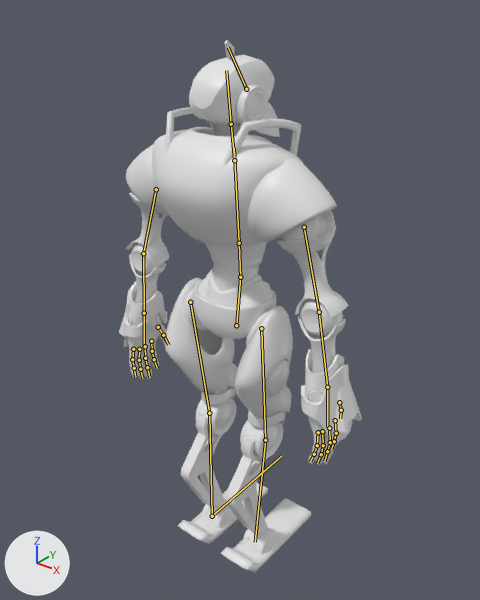
What one commit did to the FBX model Assets/Art/UI/Animations/StartMenu/SK_Brobot02_StartMenu.fbx.
Rendered twice from a 50 mm camera at (1.237, -1.57, 1.97) aimed at (-0.057, 0.048, 0.967). Lighting does not change. The marker at lower left points along +X, +Y and +Z. The picture after the commit comes second. The bones that change, and the others that lie on the model, are drawn over the model as lines.

Objects in the first picture: 'SK_Brobot.006'.
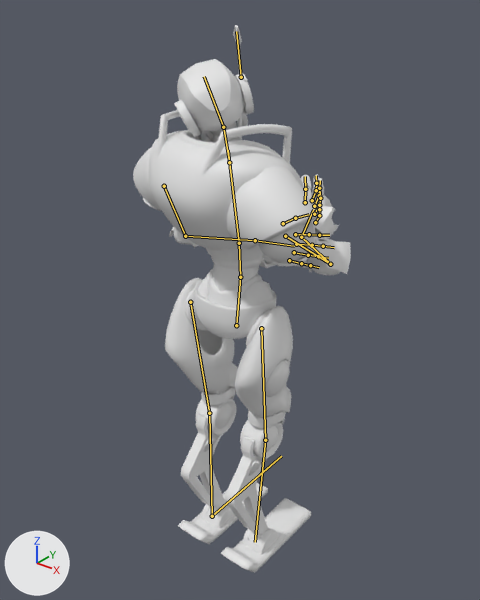
The newer file adds an action. The first version stands in its rest pose; the second is drawn at frame 75 of the action 'StartMenu_04'.

Boxes [x1, y1, x2, y2] around the edits, measured in the pictures (480 x 600 px):
'SK_Brobot.006', posed (10% narrower): before [119, 41, 362, 573]; after [133, 25, 351, 573]
bone 'torso', root to tip: before (239, 243) to (234, 147); after (239, 243) to (228, 150)
bone 'arm_L', root to tip: before (156, 189) to (143, 253); after (164, 186) to (185, 236)
bone 'forearm_L', root to tip: before (143, 253) to (144, 313); after (185, 236) to (255, 240)
bone 'head', root to tip: before (231, 124) to (226, 70); after (223, 127) to (204, 76)
bone 'arm_R', root to tip: before (304, 227) to (319, 312); after (285, 236) to (330, 264)
bone 'forearm_R', root to tip: before (319, 312) to (327, 387); after (330, 264) to (301, 237)
bone 'hand_R', root to tip: before (327, 387) to (327, 427); after (301, 237) to (313, 209)

The change, as a list of edits to the scene's bpy script:
```text
Change bone_torso:
    where bone_torso = bpy.data.objects['GameRig.006'].pose.bones['torso']  # child of 'waist'
    bone_torso.rotation_quaternion: (1.0, 0.0, 0.0, 0.0) -> (0.995, 0.0, -0.095, 0.04)  # degrees (0, 0, 0) -> degrees (0, -11, 5)
Change bone_arm_l:
    where bone_arm_l = bpy.data.objects['GameRig.006'].pose.bones['arm_L']  # child of 'torso'
    bone_arm_l.rotation_quaternion: (1.0, 0.0, 0.0, 0.0) -> (0.973, -0.216, -0.055, 0.053)  # degrees (0, 0, 0) -> degrees (-25, -5, 7)
Change bone_forearm_l:
    where bone_forearm_l = bpy.data.objects['GameRig.006'].pose.bones['forearm_L']  # child of 'arm_L'
    bone_forearm_l.rotation_quaternion: (1.0, 0.0, 0.0, 0.0) -> (0.826, -0.458, 0.0, -0.328)  # degrees (0, 0, 0) -> degrees (-53, -17, -35)
Change bone_head:
    where bone_head = bpy.data.objects['GameRig.006'].pose.bones['head']  # child of 'neck'
    bone_head.rotation_quaternion: (1.0, 0.0, 0.0, 0.0) -> (0.848, -0.105, 0.52, 0.012)  # degrees (0, 0, 0) -> degrees (-21, 62, -11)
Change bone_arm_r:
    where bone_arm_r = bpy.data.objects['GameRig.006'].pose.bones['arm_R']  # child of 'torso'
    bone_arm_r.rotation_quaternion: (1.0, 0.0, 0.0, 0.0) -> (0.877, -0.463, -0.124, -0.037)  # degrees (0, 0, 0) -> degrees (-56, -15, 3)
Change bone_forearm_r:
    where bone_forearm_r = bpy.data.objects['GameRig.006'].pose.bones['forearm_R']  # child of 'arm_R'
    bone_forearm_r.rotation_quaternion: (1.0, 0.0, 0.0, 0.0) -> (0.88, -0.388, 0.0, 0.275)  # degrees (0, 0, 0) -> degrees (-44, 12, 30)
Change bone_hand_r:
    where bone_hand_r = bpy.data.objects['GameRig.006'].pose.bones['hand_R']  # child of 'forearm_R'
    bone_hand_r.rotation_quaternion: (1.0, 0.0, 0.0, 0.0) -> (0.894, -0.219, -0.122, 0.372)  # degrees (0, 0, 0) -> degrees (-29, -3, 46)
```
